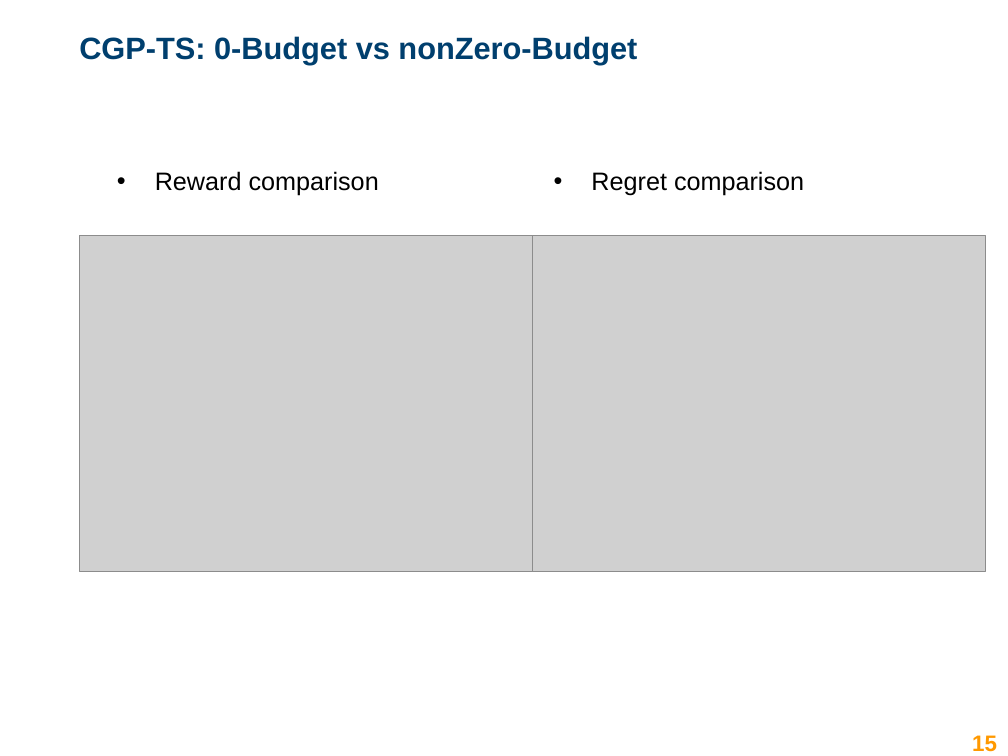
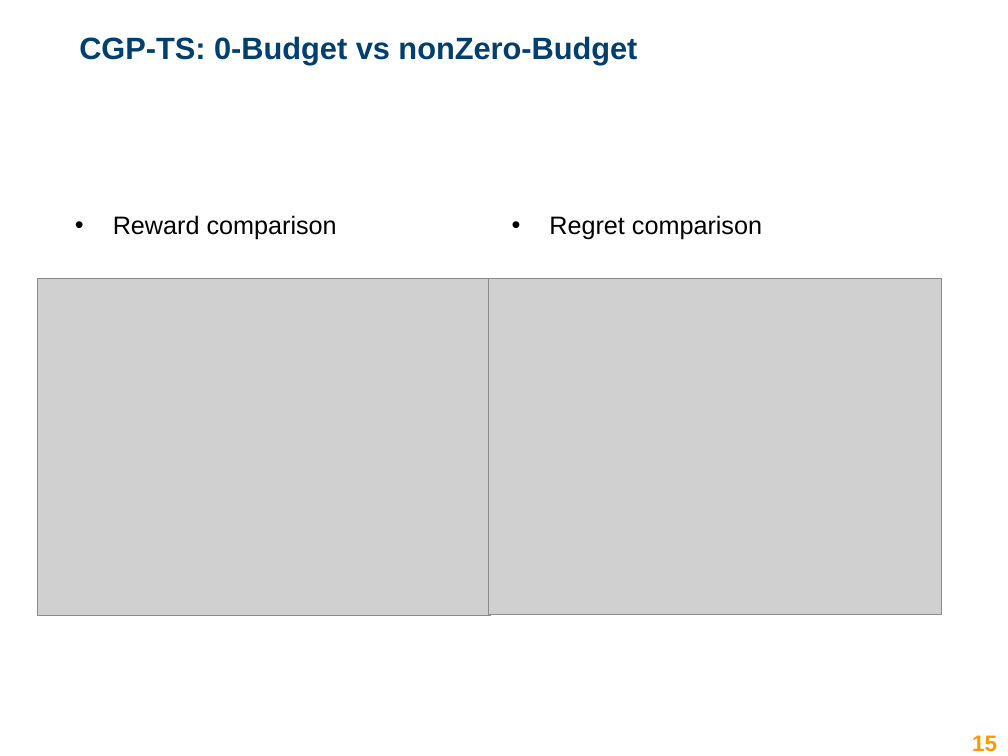
Before and after one commit to lucabonali/AdvertisingDIA, a slide deck: slide 15 of advertising_presentation.pptx. Drawn at 1008x756 pixels with LibreOffice and Linux fonts; fonts in the diff are those of the drawing; grey boxes stand for pictures; background and template pictures are left out. Boxes give left, top, right and bottom in pixels: in the first picture for what was removed or moved away, otherwise in the second. Text is boxed around its words. In the diff, an @@ line names an element or a change of style, - is before the commit and + after.

```diff
--- a/advertising_presentation.pptx
+++ b/advertising_presentation.pptx
@@ text "Reward comparison": place and size @@
-text "Reward comparison" at [155,171,379,196]
+text "Reward comparison" at [113,215,337,240]
@@ text "Regret comparison": place and size @@
-text "Regret comparison" at [591,171,804,196]
+text "Regret comparison" at [549,215,762,240]
@@ picture: place and size @@
-picture at [80,235,532,572]
+picture at [37,279,490,616]
@@ picture: place and size @@
-picture at [532,236,985,572]
+picture at [488,279,940,615]
```
Also in this commit, not shown: 2 other slides changed, 3 slides added.
